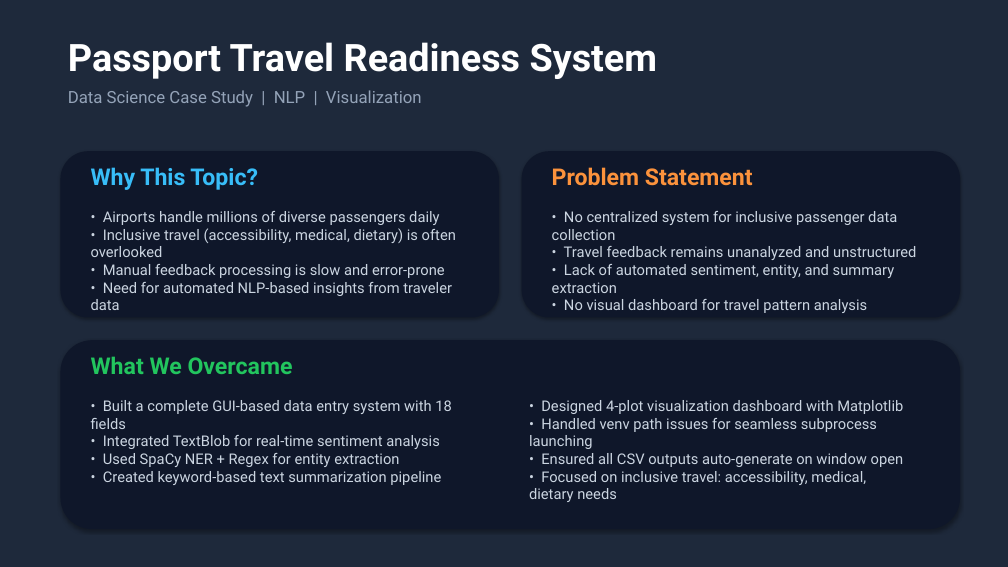
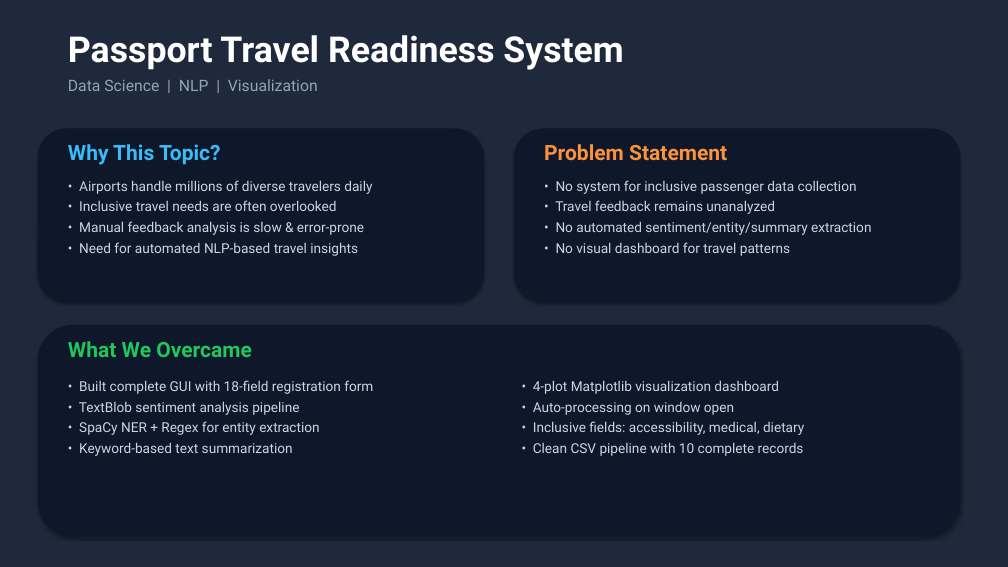
Before and after one commit to pragati-lad/Passport_Travel_Readiness, a slide deck: slide 1 of Passport_Travel_Readiness_Presentation.pptx. Drawn at 1008x567 pixels with LibreOffice and Linux fonts; fonts in the diff are those of the drawing. Boxes give left, top, right and bottom in pixels: in the first picture for what was removed or moved away, otherwise in the second. Text is boxed around its words. In the diff, an @@ line names an element or a change of style, - is before the commit and + after.

```diff
--- a/Passport_Travel_Readiness_Presentation.pptx
+++ b/Passport_Travel_Readiness_Presentation.pptx
@@ text "Passport Travel Readiness System" moved from (x1=68, y1=42, x2=657, y2=79) to (x1=68, y1=35, x2=623, y2=70) @@
@@ text "Passport Travel Readiness System" at (x1=68, y1=35, x2=623, y2=70): size 36 to 34 pt @@
@@ text at (x1=68, y1=79, x2=318, y2=91): text changed; size 16 to 15 pt @@
-Data Science Case Study | NLP | Visualization
+Data Science | NLP | Visualization
@@ rounded rectangle resized from (x1=60, y1=151, x2=499, y2=318) to (x1=38, y1=129, x2=484, y2=302) @@
@@ size 22 to 20 pt in 3 elements at (x1=68, y1=341, x2=252, y2=357), (x1=544, y1=144, x2=727, y2=161), (x1=68, y1=144, x2=221, y2=165) @@
@@ text "Why This Topic?" moved from (x1=91, y1=167, x2=258, y2=190) to (x1=68, y1=144, x2=221, y2=165) @@
@@ rounded rectangle resized from (x1=522, y1=151, x2=960, y2=318) to (x1=514, y1=129, x2=960, y2=302) @@
@@ text "Problem Statement" moved from (x1=552, y1=167, x2=753, y2=186) to (x1=544, y1=144, x2=727, y2=161) @@
@@ text at (x1=79, y1=180, x2=372, y2=256): text changed; size 14 to 13 pt @@
-• Airports handle millions of diverse passengers daily
-• Inclusive travel (accessibility, medical, dietary) is often overlooked
-• Manual feedback processing is slow and error-prone
-• Need for automated NLP-based insights from traveler data
+• Airports handle millions of diverse travelers daily
+• Inclusive travel needs are often overlooked
+• Manual feedback analysis is slow & error-prone
+• Need for automated NLP-based travel insights
@@ text at (x1=555, y1=180, x2=871, y2=256): text changed; size 14 to 13 pt @@
-• No centralized system for inclusive passenger data collection
-• Travel feedback remains unanalyzed and unstructured
-• Lack of automated sentiment, entity, and summary extraction
-• No visual dashboard for travel pattern analysis
+• No system for inclusive passenger data collection
+• Travel feedback remains unanalyzed
+• No automated sentiment/entity/summary extraction
+• No visual dashboard for travel patterns
@@ rounded rectangle resized from (x1=60, y1=340, x2=960, y2=529) to (x1=38, y1=325, x2=960, y2=537) @@
@@ text "What We Overcame" moved from (x1=91, y1=356, x2=293, y2=374) to (x1=68, y1=341, x2=252, y2=357) @@
@@ text at (x1=79, y1=380, x2=373, y2=456): text changed; size 14 to 13 pt @@
-• Built a complete GUI-based data entry system with 18 fields
-• Integrated TextBlob for real-time sentiment analysis
-• Used SpaCy NER + Regex for entity extraction
-• Created keyword-based text summarization pipeline
+• Built complete GUI with 18-field registration form
+• TextBlob sentiment analysis pipeline
+• SpaCy NER + Regex for entity extraction
+• Keyword-based text summarization
@@ text at (x1=533, y1=380, x2=804, y2=456): text changed; size 14 to 13 pt @@
-• Designed 4-plot visualization dashboard with Matplotlib
-• Handled venv path issues for seamless subprocess launching
-• Ensured all CSV outputs auto-generate on window open
-• Focused on inclusive travel: accessibility, medical, dietary needs
+• 4-plot Matplotlib visualization dashboard
+• Auto-processing on window open
+• Inclusive fields: accessibility, medical, dietary
+• Clean CSV pipeline with 10 complete records
```
Also in this commit, not shown: 2 other slides changed, 3 slides added, 2 slides removed.
